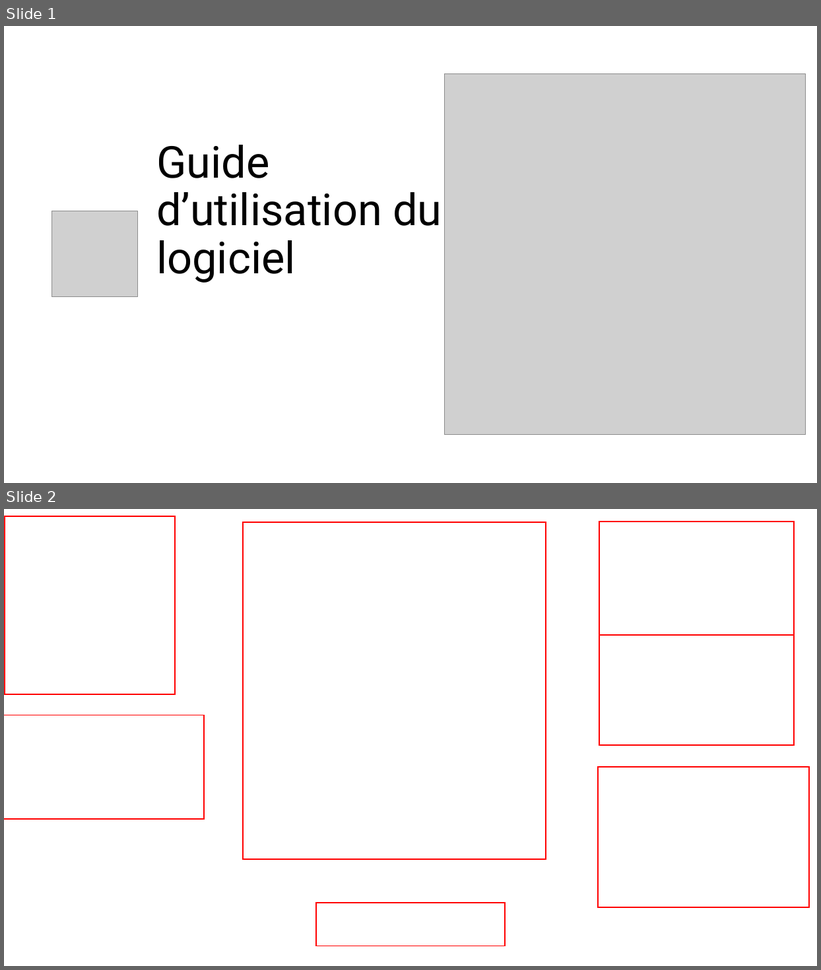
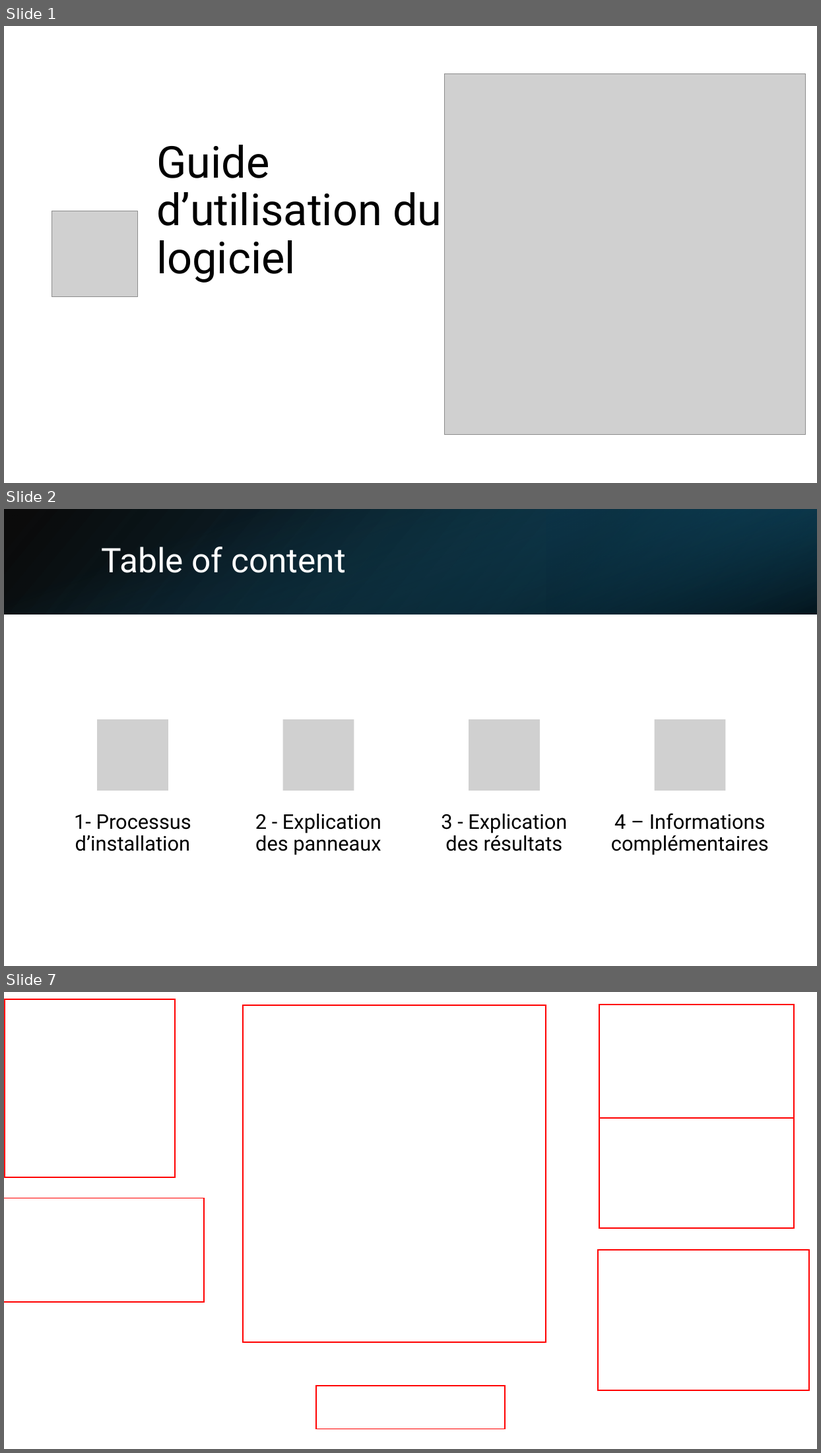
Before and after one commit to leoid3/EO_Tools, a slide deck: User guide.pptx. Shown one above the other, each under a label of ours: slides 1 and 2 before the commit, slides 1, 2 and 7 after it; the slides between them are not shown. The pictures are 821x970 and 821x1453 pixels, drawn with LibreOffice and Linux fonts; fonts in the diff are those of the drawing; grey boxes stand for pictures; background and template pictures are left out. Boxes give left, top, right and bottom in pixels: in the first picture for what was removed or moved away, otherwise in the second. Text is boxed around its words. In the diff, an @@ line names an element or a change of style, - is before the commit and + after.

```diff
--- a/User guide.pptx
+++ b/User guide.pptx
@@ slide 2 added at <box>4,509,817,966</box>, background #FFFFFF @@
@@ rectangle added at <box>4,509,817,614</box>, fill gradient #000000 to #104862 @@
@@ rectangle added at <box>4,509,817,614</box>, fill gradient #156082 to #000000 @@
@@ rectangle added at <box>547,509,817,614</box>, fill gradient #0B3041 to #156082 @@
@@ title added at <box>102,547,345,573</box>, 40 pt, text #FFFFFF @@
+Table of content
@@ group added at <box>74,720,769,855</box>: 4 pictures, 4 texts @@
+1- Processus d’installation
+2 - Explication des panneaux
+3 - Explication des résultats
+4 – Informations complémentaires
@@ what was slide 2 is now slide 7 @@
```
Also in this commit, not shown: 3 slides changed, 6 other slides added, 37 other files.
